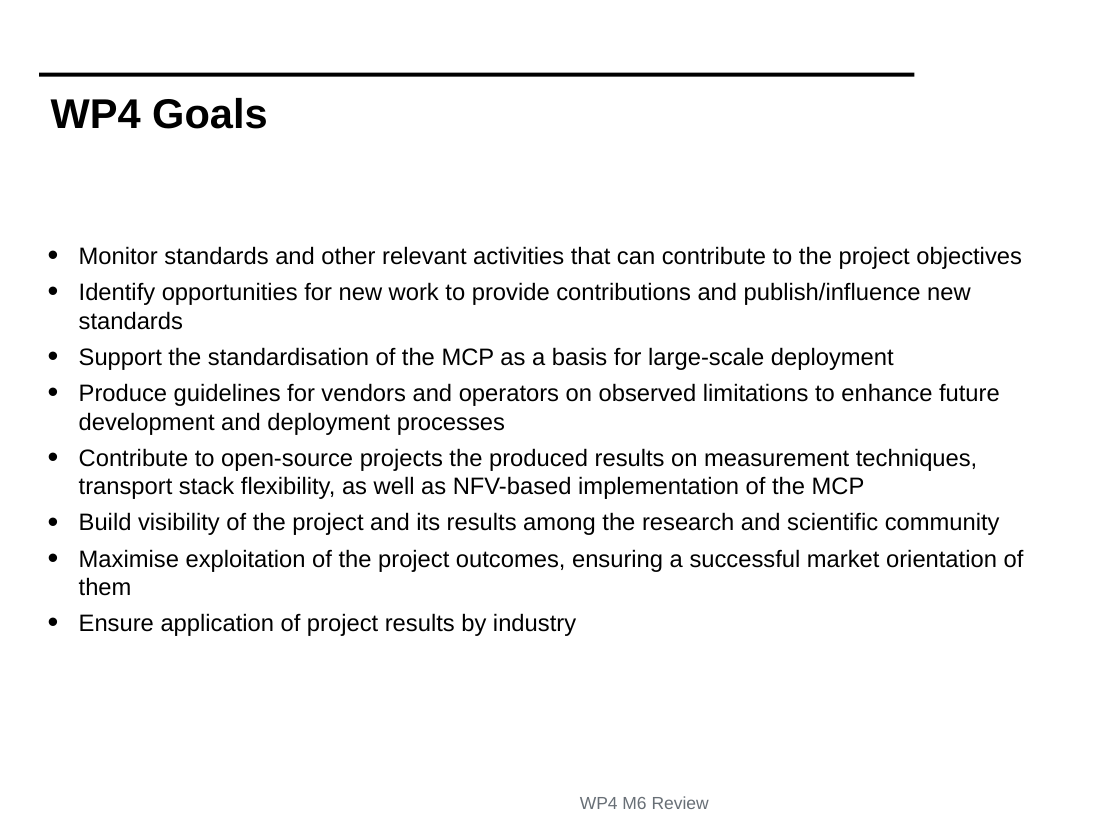
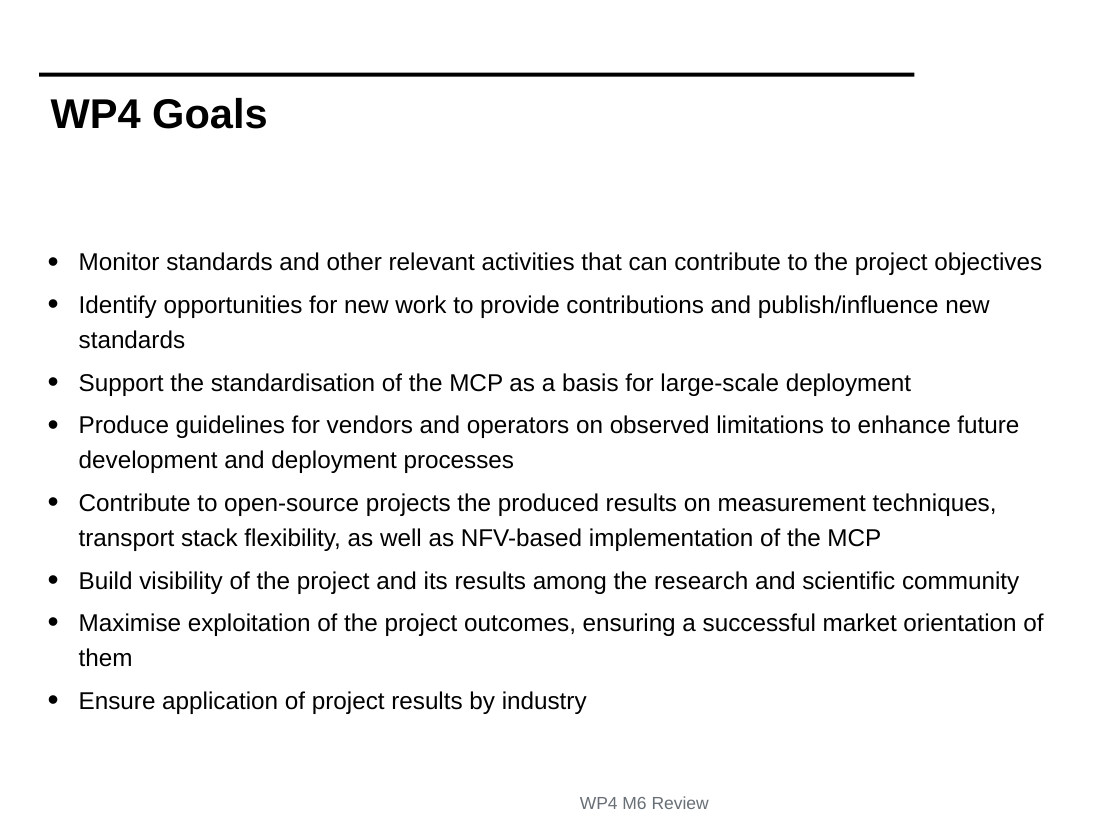
Before and after one commit to mami-project/roadshows, a slide deck: slide 2 of review1/WP4-ReviewM6.pptx. Drawn at 1120x840 pixels with LibreOffice and Linux fonts; fonts in the diff are those of the drawing; background and template pictures are left out. Boxes give left, top, right and bottom in pixels: in the first picture for what was removed or moved away, otherwise in the second. Text is boxed around its words. In the diff, an @@ line names an element or a change of style, - is before the commit and + after.

```diff
--- a/review1/WP4-ReviewM6.pptx
+++ b/review1/WP4-ReviewM6.pptx
@@ text "Monitor standards and other relevant ..." at [79,252,1043,714]: size 21.7 to 22.2 pt; line spacing 1 to 1.2 @@
```
Also in this commit, not shown: 4 other slides changed.
